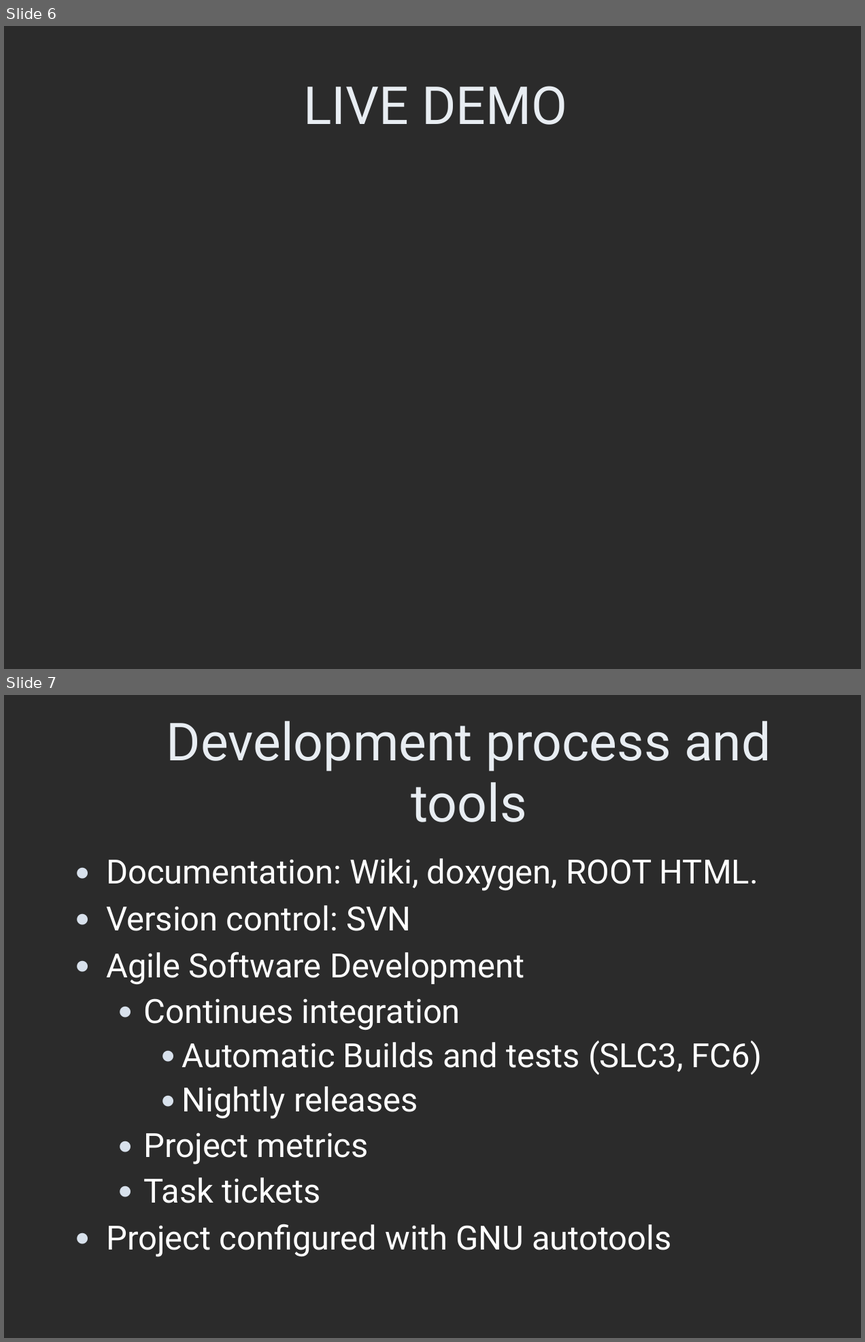
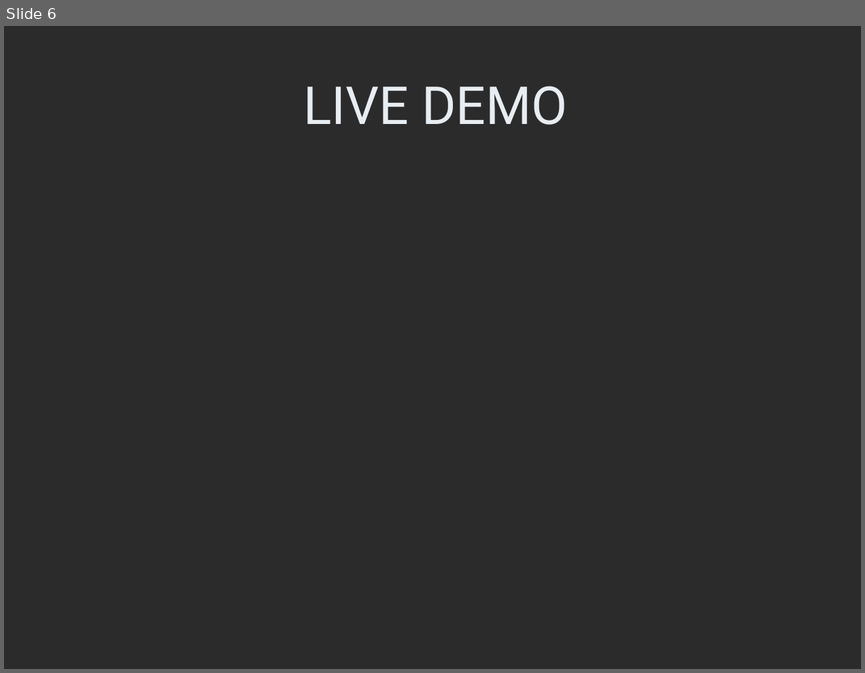
Before and after one commit to AnarManafov/PoDDocumentation, a slide deck: HEPCG-Workshops/2007-Jun/HEPCG-Workshops-2007-Jun(GSI).ppt. Shown one above the other, each under a label of ours: slides 6 and 7 before the commit, slide 6 after it. The pictures are 865x1342 and 865x673 pixels, drawn with LibreOffice and Linux fonts; fonts in the diff are those of the drawing; background and template pictures are left out; a plain dark background stands for a picture behind light text. Boxes give left, top, right and bottom in pixels: in the first picture for what was removed or moved away, otherwise in the second. Text is boxed around its words. In the diff, an @@ line names an element or a change of style, - is before the commit and + after.

Commit message:
changed: removed the =Development process and tools= slide

```diff
--- a/HEPCG-Workshops/2007-Jun/HEPCG-Workshops-2007-Jun(GSI).ppt
+++ b/HEPCG-Workshops/2007-Jun/HEPCG-Workshops-2007-Jun(GSI).ppt
@@ slide 7 removed at box(4, 695, 861, 1338), background picture (left out) @@
@@ title removed at box(167, 721, 771, 822) @@
-Development process and tools
@@ text removed at box(106, 858, 762, 1257) @@
-● Documentation: Wiki, doxygen, ROOT HTML.
-● Version control: SVN
-● Agile Software Development
-  ● Continues integration
-    ● Automatic Builds and tests (SLC3, FC6)
-    ● Nightly releases
-  ● Project metrics
-  ● Task tickets
-● Project configured with GNU autotools
```
Also in this commit, not shown: 3 slides changed.
